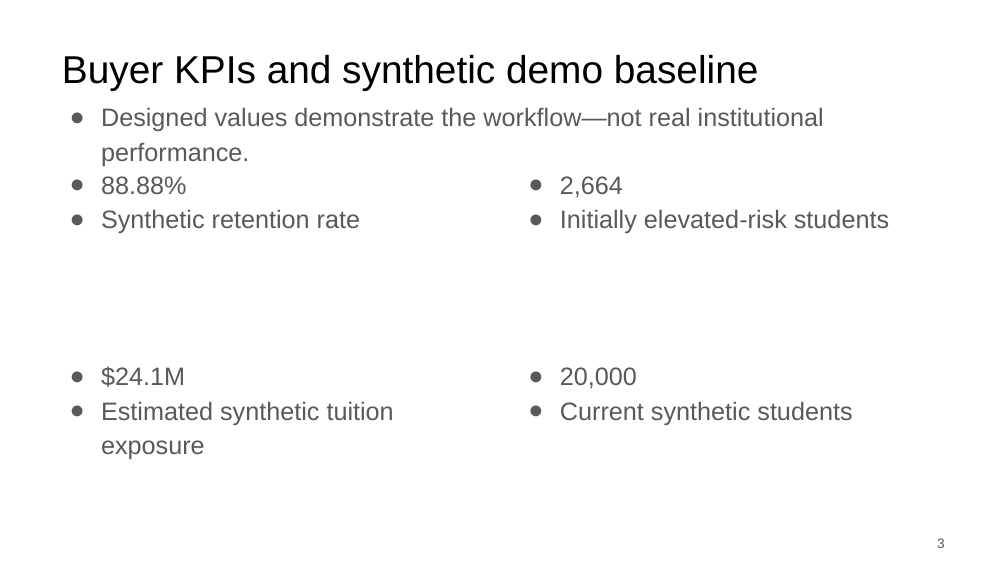
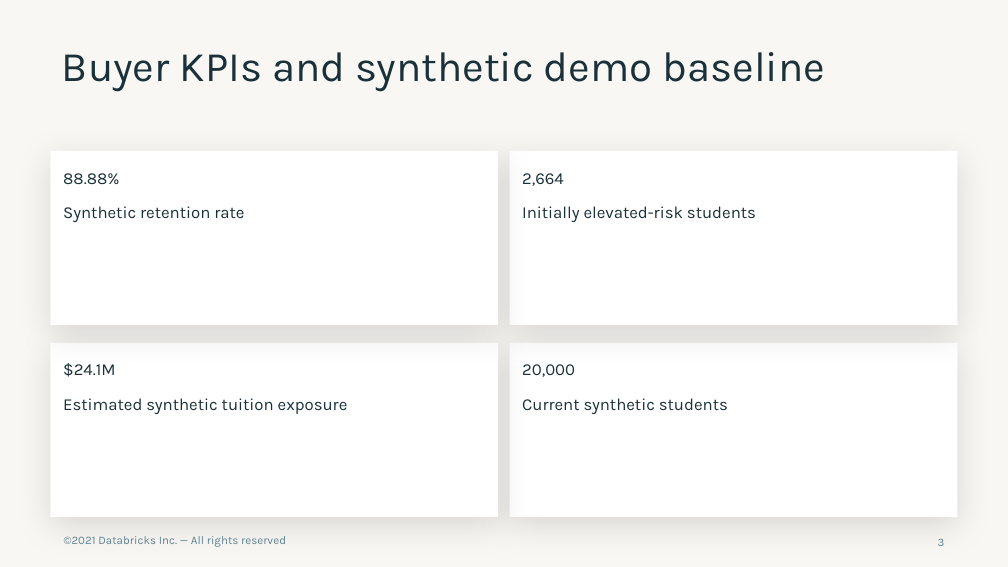
Before and after one commit to scottDBX1886/fe-bar-build, a slide deck: slide 3 of docs/presentation/student-retention.pptx. Drawn at 1008x567 pixels with LibreOffice and Linux fonts; fonts in the diff are those of the drawing; background and template pictures are left out. Boxes give left, top, right and bottom in pixels: in the first picture for what was removed or moved away, otherwise in the second. Text is boxed around its words. In the diff, an @@ line names an element or a change of style, - is before the commit and + after.

```diff
--- a/docs/presentation/student-retention.pptx
+++ b/docs/presentation/student-retention.pptx
@@ background #FFFFFF to #F9F7F4 @@
@@ title "Buyer KPIs and synthetic demo ..." at <box>62,52,826,92</box>: size 37 to 40 pt, font Arial to Karla, text colour #000000 to #1B3139; line spacing 1 to 0.9 @@
@@ subtitle removed at <box>101,107,824,166</box> @@
-● Designed values demonstrate the workflow—not real institutional performance.
@@ rectangle added at <box>51,151,498,325</box>, fill #FFFFFF @@
@@ rectangle added at <box>510,151,957,325</box>, fill #FFFFFF @@
@@ rectangle added at <box>51,343,498,517</box>, fill #FFFFFF @@
@@ rectangle added at <box>510,343,957,517</box>, fill #FFFFFF @@
@@ size 24 to 16 pt, font Arial to Karla, text colour #595959 to #1B3139; bullet ● to none; more space between paragraphs in 4 elements at <box>63,173,244,222</box>, <box>522,173,756,222</box>, <box>63,363,348,414</box>, <box>522,364,728,414</box> @@
@@ text added at <box>64,536,286,547</box>, 11 pt, text #618794 @@
+©2021 Databricks Inc. — All rights reserved
@@ page number at <box>938,538,945,546</box>: size 13 to 11 pt, font Arial to Karla, text colour #595959 to #618794 @@
```
Also in this commit, not shown: 10 other slides changed, 1 slide added, 1 slide removed, 3 other files.
